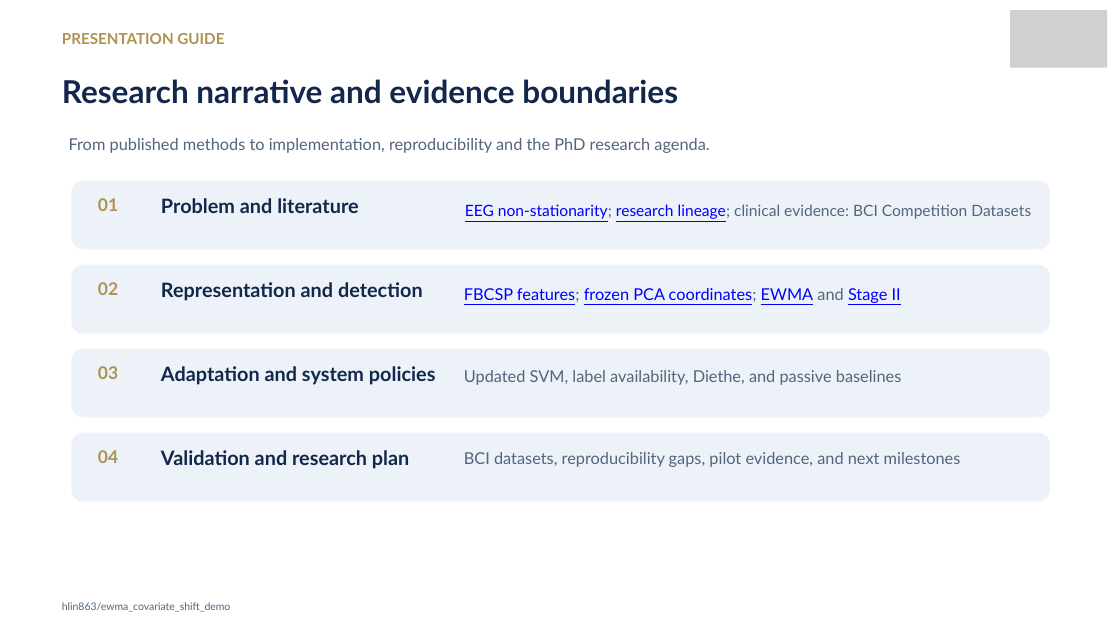
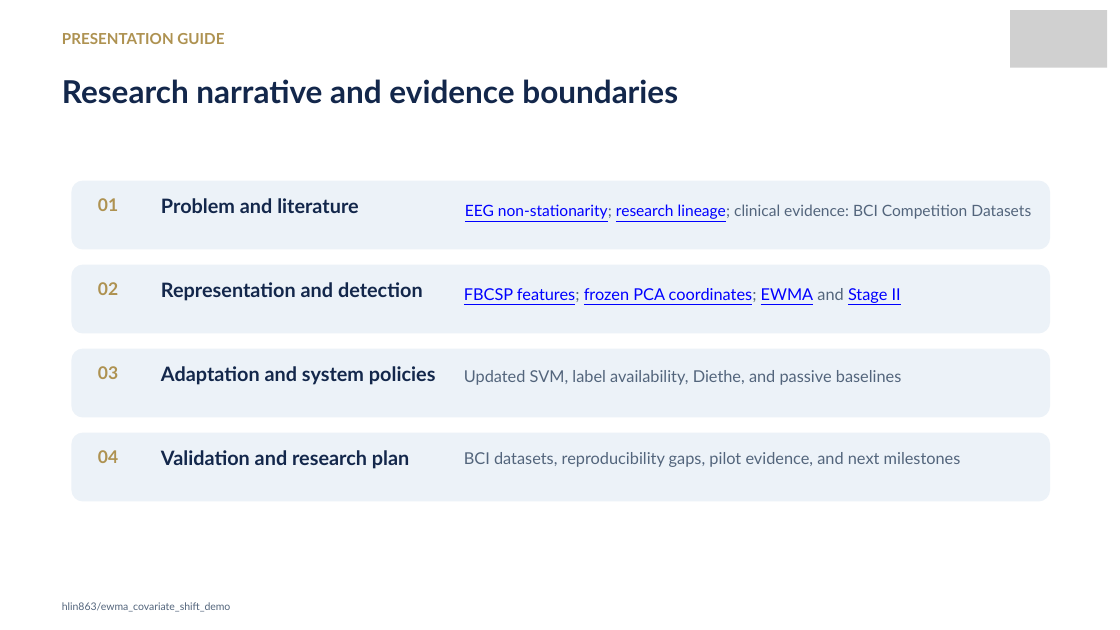
Before and after one commit to hlin863/ewma_covariate_shift_demo, a slide deck: slide 2 of presentations/EWMA_Covariate_Shift_Progress_Review_Haocheng_Lin.pptx. Drawn at 1120x630 pixels with LibreOffice and Linux fonts; fonts in the diff are those of the drawing; grey boxes stand for pictures. Boxes give left, top, right and bottom in pixels: in the first picture for what was removed or moved away, otherwise in the second. Text is boxed around its words. In the diff, an @@ line names an element or a change of style, - is before the commit and + after.

```diff
--- a/presentations/EWMA_Covariate_Shift_Progress_Review_Haocheng_Lin.pptx
+++ b/presentations/EWMA_Covariate_Shift_Progress_Review_Haocheng_Lin.pptx
@@ text removed at (69, 138, 709, 153) @@
-From published methods to implementation, reproducibility and the PhD research agenda.
```
Also in this commit, not shown: 3 other slides changed.
